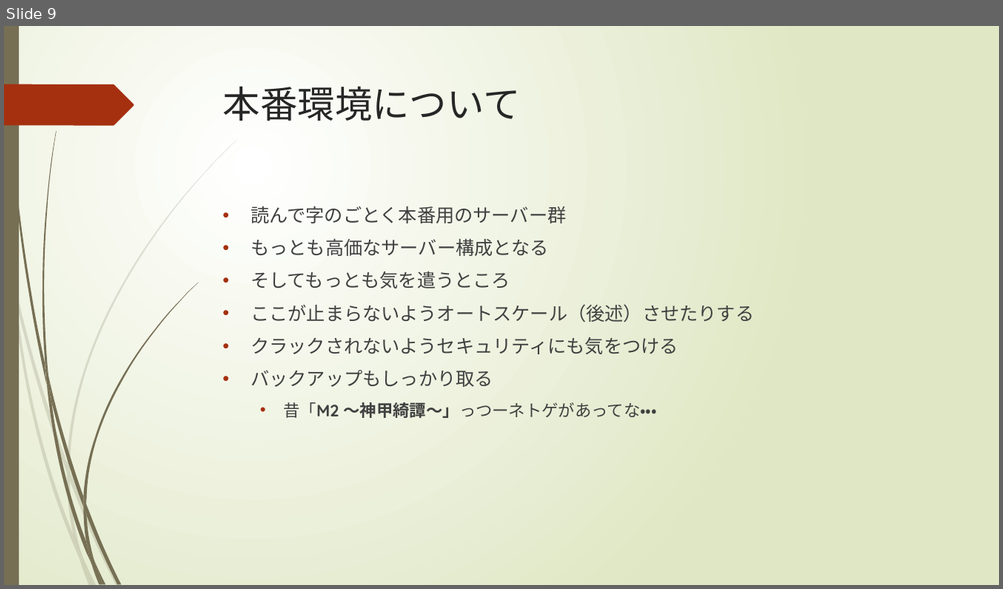
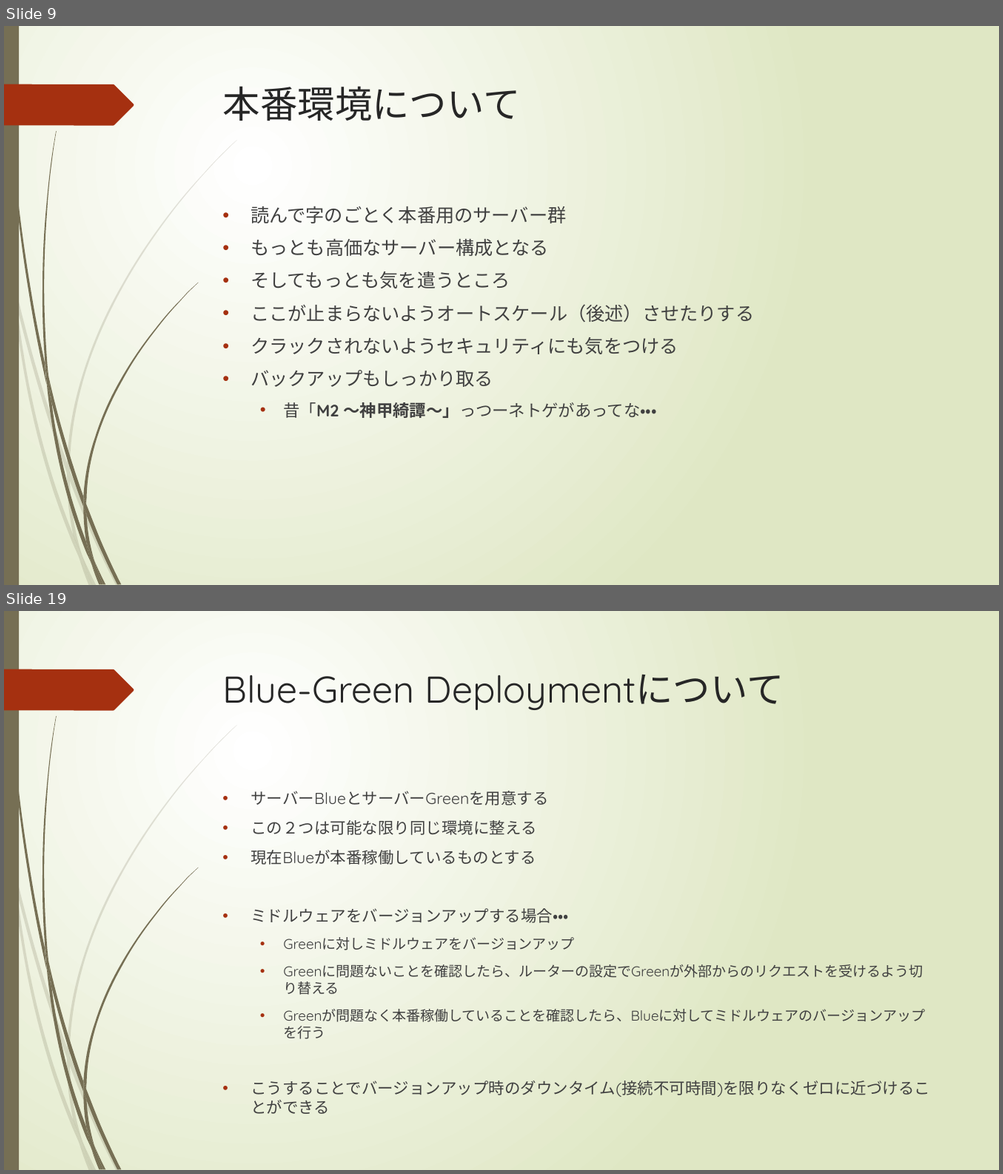
Before and after one commit to gallu/SchoolGameServer, a slide deck: Lessons/lesson9/docs/Lesson9.pptx. Shown one above the other, each under a label of ours: slide 9 before the commit, slides 9 and 19 after it; the slides between them are not shown. The pictures are 1003x589 and 1003x1174 pixels, drawn with LibreOffice and Linux fonts; fonts in the diff are those of the drawing. Boxes give left, top, right and bottom in pixels: in the first picture for what was removed or moved away, otherwise in the second. Text is boxed around its words. In the diff, an @@ line names an element or a change of style, - is before the commit and + after.

```diff
--- a/Lessons/lesson9/docs/Lesson9.pptx
+++ b/Lessons/lesson9/docs/Lesson9.pptx
@@ slide 19 added at (4,611,999,1170), background gradient #FFFFFF to #DFE8C4; not listed: 24 template elements that a slide beside it also shows @@
@@ title added at (223,674,783,710), 36 pt, text #262626 @@
+Blue-Green Deploymentについて
@@ text added at (250,791,930,1097), 15.3 pt, text #404040 @@
+• サーバーBlueとサーバーGreenを用意する
+• この２つは可能な限り同じ環境に整える
+• 現在Blueが本番稼働しているものとする
+• ミドルウェアをバージョンアップする場合・・・
+  • Greenに対しミドルウェアをバージョンアップ
+  • Greenに問題ないことを確認したら、ルーターの設定でGreenが外部からのリクエストを受けるよう切り替える
+  • Greenが問題なく本番稼働していることを確認したら、Blueに対してミドルウェアのバージョンアップを行う
+• こうすることでバージョンアップ時のダウンタイム(接続不可時間)を限りなくゼロに近づけることができる
```
Also in this commit, not shown: 1 slide changed, 8 other slides added.
